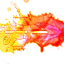
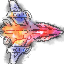
Layers edited between the first and the second 64 x 64 image:
"playerShip.png copy #1": opacity 22% → 51% over [0, 0, 64, 64]
renamed "watercoloroverlay.jpg" to "playerShip.png copy #2", blend hard light → addition, painted on it over [0, 0, 64, 64]
painted on "playerShip.png" over [0, 0, 64, 64]
hid "playerShip.png copy" over [0, 0, 64, 64]
